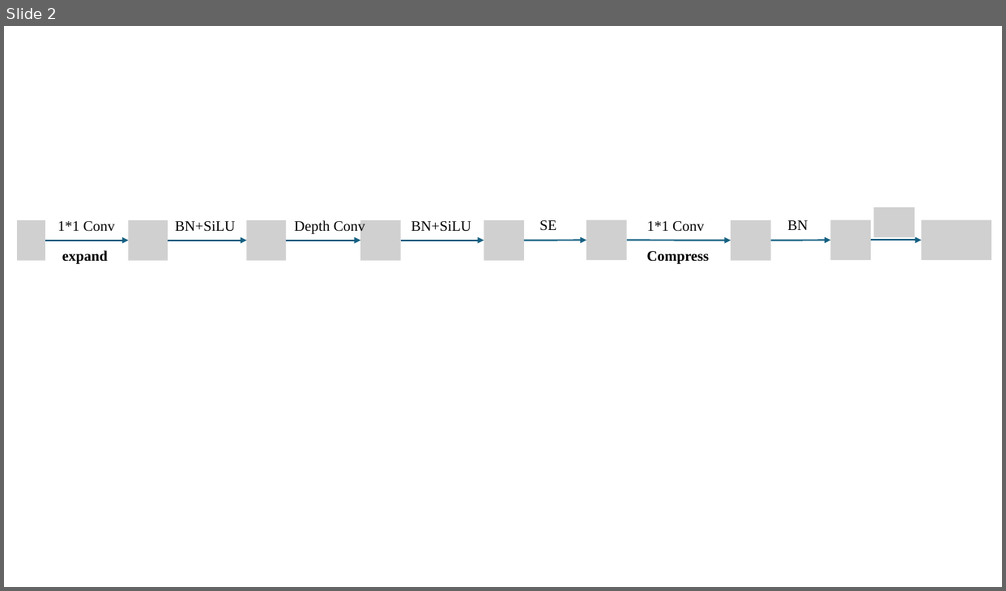
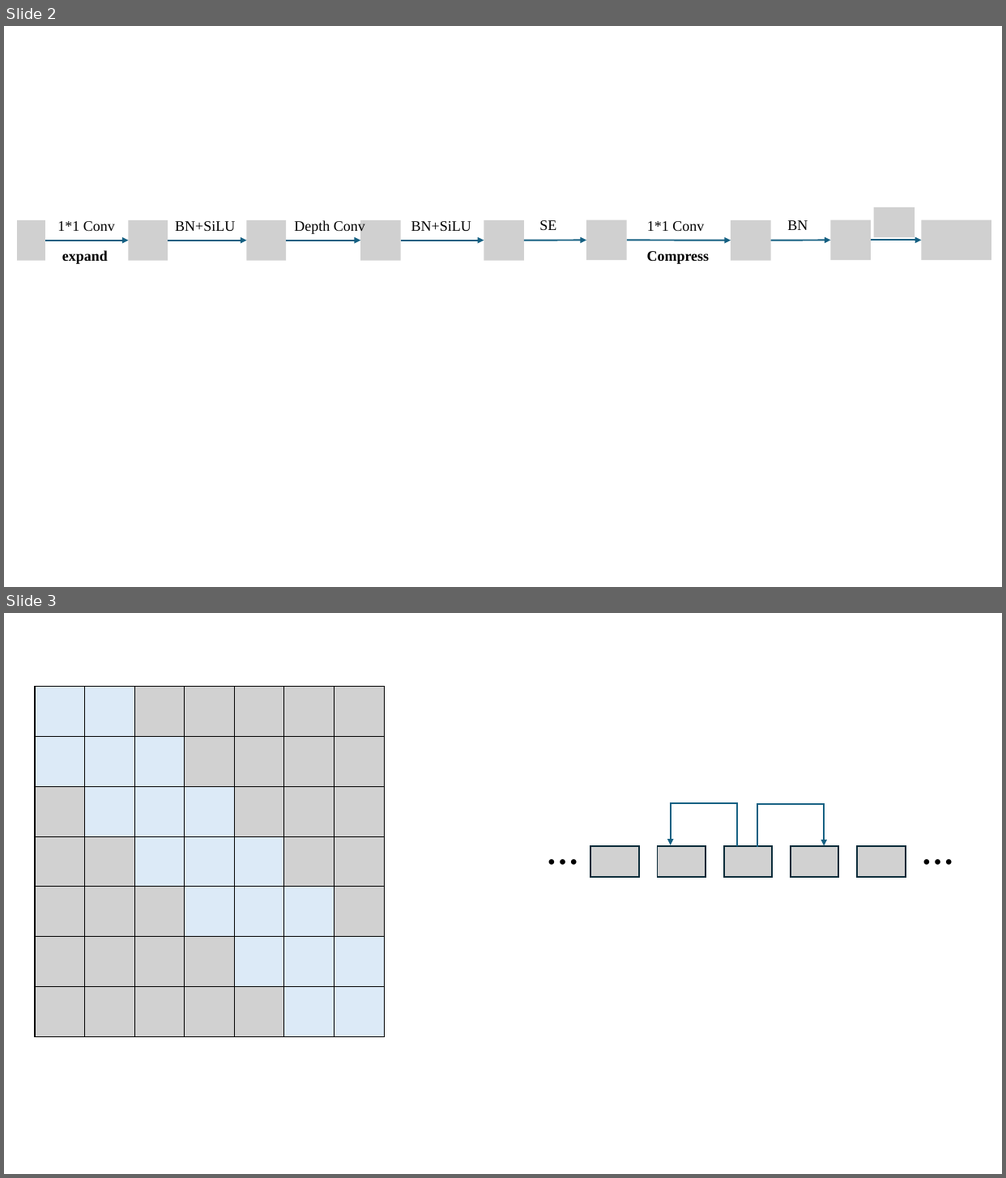
Before and after one commit to innovation-cat/innovation-cat.github.io, a slide deck: images/posts/2025-03-28-blog-post/新建 Microsoft PowerPoint 演示文稿.pptx. Shown one above the other, each under a label of ours: slide 2 before the commit, slides 2 and 3 after it. The pictures are 1006x591 and 1006x1178 pixels, drawn with LibreOffice and Linux fonts; fonts in the diff are those of the drawing; grey boxes stand for pictures. Boxes give left, top, right and bottom in pixels: in the first picture for what was removed or moved away, otherwise in the second. Text is boxed around its words. In the diff, an @@ line names an element or a change of style, - is before the commit and + after.

```diff
--- a/images/posts/2025-03-28-blog-post/新建 Microsoft PowerPoint 演示文稿.pptx
+++ b/images/posts/2025-03-28-blog-post/新建 Microsoft PowerPoint 演示文稿.pptx
@@ slide 3 added at (x1=4, y1=613, x2=1002, y2=1174), background #FFFFFF @@
@@ table added at (x1=35, y1=687, x2=386, y2=1037), 7 rows, 7 columns @@
+ |  |  |  |  |  | 
+ |  |  |  |  |  | 
+ |  |  |  |  |  | 
+ |  |  |  |  |  | 
+ |  |  |  |  |  | 
+ |  |  |  |  |  | 
+ |  |  |  |  |  | 
@@ elbow arrow added from (737, 846) to (671, 845), #156082 1.5 pt @@
@@ elbow arrow added from (758, 846) to (824, 845), #156082 1.5 pt @@
@@ text added at (x1=539, y1=837, x2=582, y2=885), 32 pt, text #000000, bold @@
+…
@@ rectangle added at (x1=591, y1=846, x2=640, y2=877), fill #D1D1D1, outline #092A39 1.5 pt @@
@@ rectangle added at (x1=658, y1=846, x2=706, y2=877), fill #D1D1D1, outline #092A39 1.5 pt @@
@@ rectangle added at (x1=724, y1=846, x2=773, y2=877), fill #D1D1D1, outline #092A39 1.5 pt @@
@@ rectangle added at (x1=791, y1=846, x2=839, y2=877), fill #D1D1D1, outline #092A39 1.5 pt @@
@@ rectangle added at (x1=858, y1=846, x2=906, y2=877), fill #D1D1D1, outline #092A39 1.5 pt @@
@@ text added at (x1=914, y1=837, x2=957, y2=885), 32 pt, text #000000, bold @@
+…
```
Also in this commit, not shown: 1 other slide added, 4 other files.
